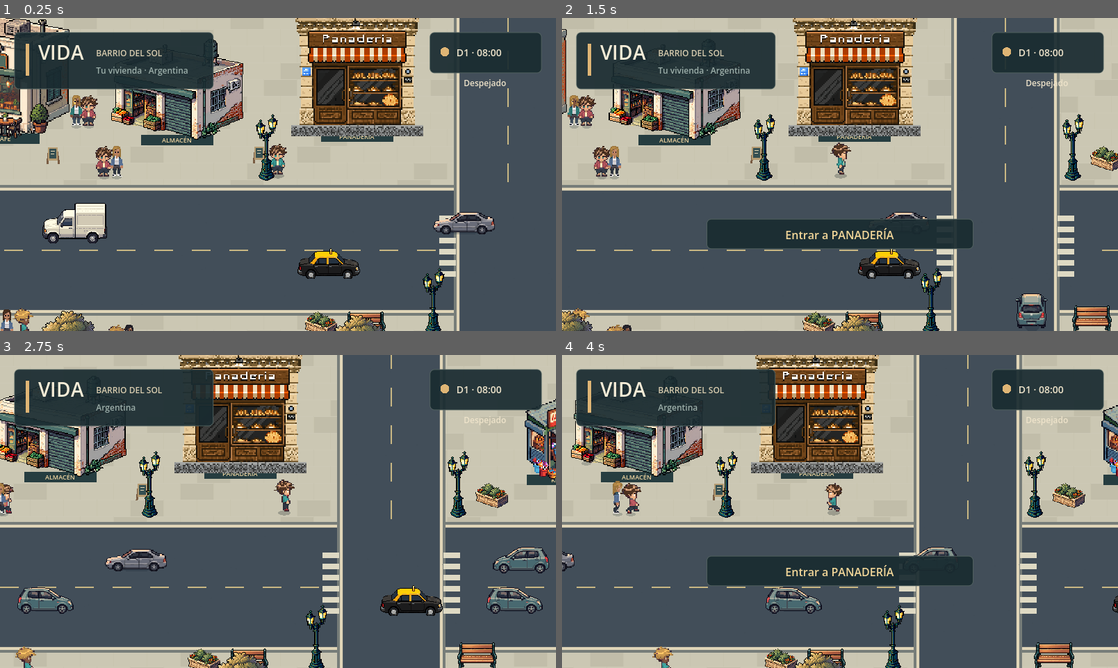
Above: before the commit, frames 1-4 (two rows, left to right).
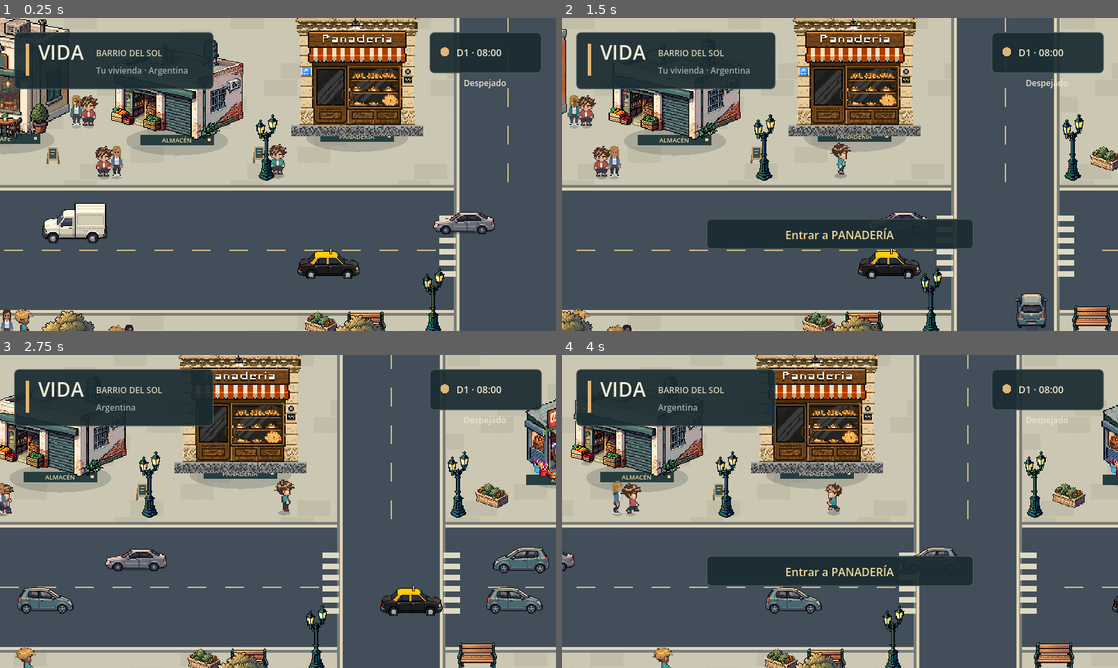
Above: after the commit, the same moments.

Repository: AgustinWojtyszyn/Life--simulador-de-vida
Game: Godot game, scene res://scenes/playground.tscn
The game is run twice, just before and just after one commit, with the same random seed, the same clock (stepped at 60 frames per second) and the same inputs. This scene is started directly instead of the project's main scene.
Inputs (mouse positions are in pixels of both pictures, inside the frame that each line leads up to):
- Up to frame 1 (0.25 s): no input
- Up to frame 2 (1.5 s): move the mouse to (962, 158) at 0.52 s; hold D (move_right) 0.53-1.25 s; tap E (interact) at 0.6 s; click (962, 158) at 0.67 s; drag from (728, 190) to (812, 237) at 1.27 s
- Up to frame 3 (2.75 s): move the mouse to (333, 442) at 2.02 s; hold D (move_right) from 2.03 s (still down); tap E (interact) at 2.1 s
- Up to frame 4 (4 s): release D (move_right) at 2.75 s; drag from (812, 574) to (673, 464) at 2.77 s; move the mouse to (1006, 558) at 3.52 s; hold A (move_left) from 3.53 s (still down); tap E (interact) at 3.6 s

The runs differ from the first frame. In frame 1, 1.5% of the frame differs, in the area x 0-74%, y 34-44%; in frame 2, 1.1%; in frame 3, 1.2%; in frame 4, 1.1%.

Commit message:
style: declutter residential labels and ground facades with shadows

Diff:
--- a/scripts/building.gd
+++ b/scripts/building.gd
@@ -60,8 +60,22 @@
 		add_child(door)
 
 func _draw() -> void:
-	var width := 108 if is_home else 104
-	draw_rect(Rect2(-width / 2, -7, width, 15), Color("263d40"))
-	draw_string(ThemeDB.fallback_font, Vector2(-width / 2 + 3, 4), "TU HOGAR" if is_home else title, HORIZONTAL_ALIGNMENT_CENTER, width - 6, 9, Color("f0d5a0"))
+	# One soft ground-contact shadow integrates each facade into the pavement.
+	# It is based on the footprint rather than the PNG canvas, so tall assets do
+	# not look like stickers floating over the street.
+	var shadow_radius: float = clampf(footprint.size.x * 0.42, 34.0, 92.0)
+	draw_set_transform(Vector2(0, 2), 0.0, Vector2(1.0, 0.28))
+	draw_circle(Vector2.ZERO, shadow_radius, Color(0.08, 0.12, 0.15, 0.18))
+	draw_set_transform(Vector2.ZERO)
+
+	# Ordinary residences no longer carry a debug-like VIVIENDA/MORADIA label.
+	# Keep labels for the player's home and actual destinations only.
+	if building_type.begins_with("residential") and not is_home:
+		return
+	var width: float = 112.0 if is_home else 106.0
+	draw_rect(Rect2(-width / 2.0, -7, width, 15), Color("263d40"))
+	draw_string(ThemeDB.fallback_font, Vector2(-width / 2.0 + 3, 4), "TU HOGAR" if is_home else title, HORIZONTAL_ALIGNMENT_CENTER, width - 6, 9, Color("f0d5a0"))
+	if access == Access.ENTERABLE and not is_home:
+		draw_circle(Vector2(width / 2.0 - 7, 0), 2.5, Color("efce8a"))
 	if is_home:
 		draw_colored_polygon(PackedVector2Array([Vector2(-6, 10), Vector2(6, 10), Vector2(0, 15)]), Color("efce8a"))
